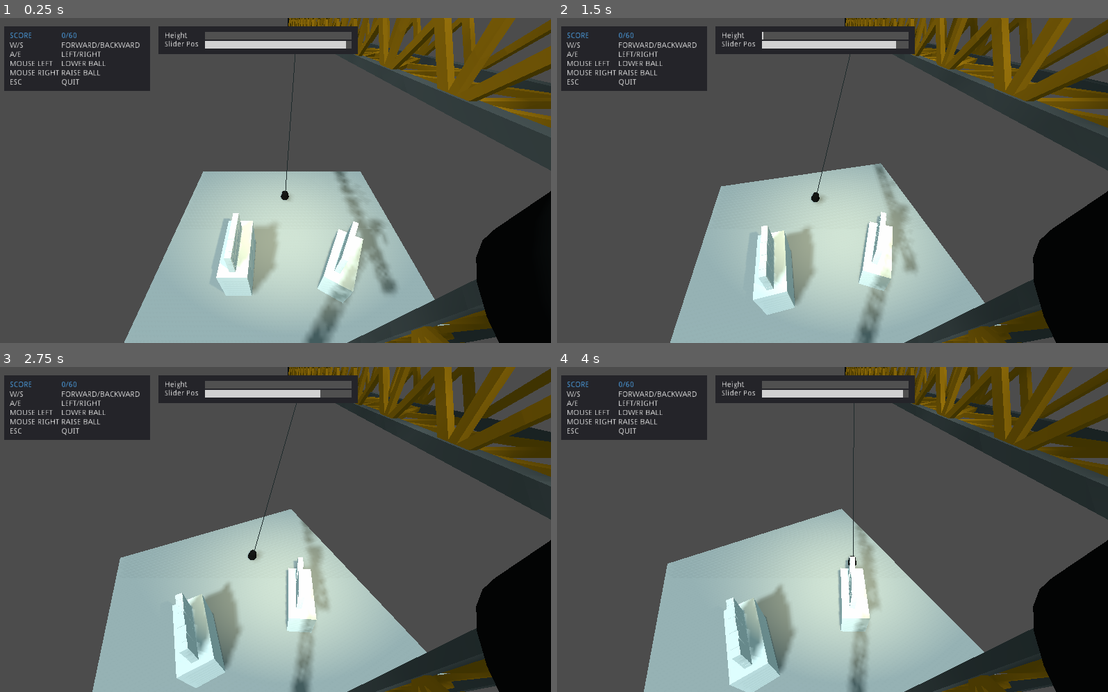
Above: before the commit, frames 1-4 (two rows, left to right).
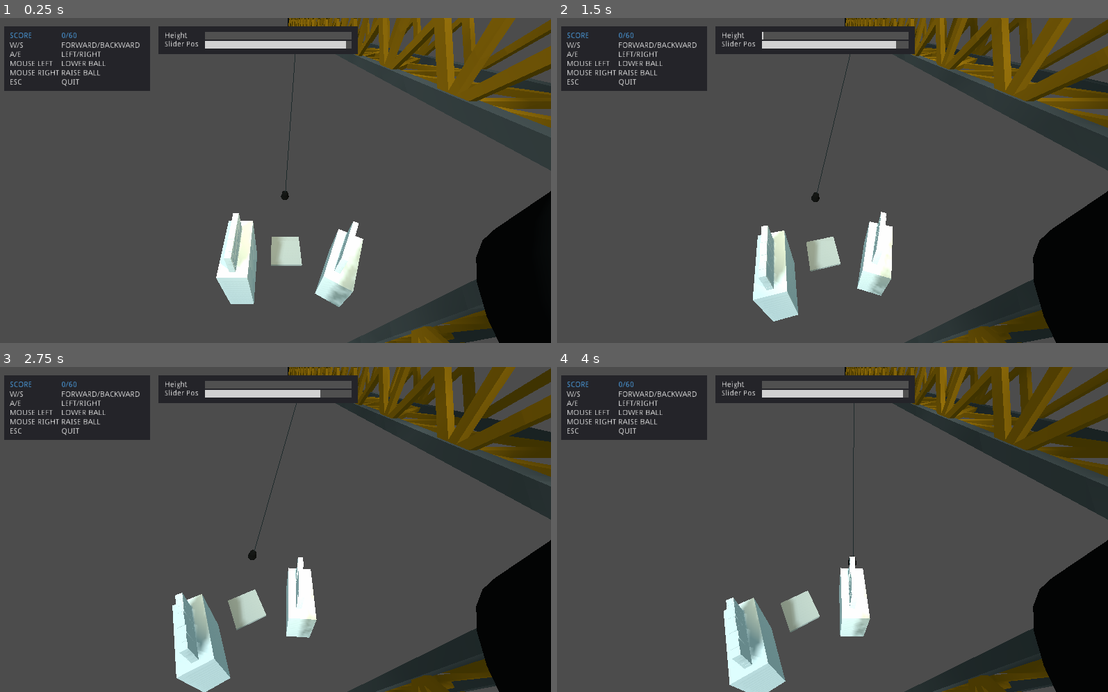
Above: after the commit, the same moments.

Repository: Aroweeri/Get-Rekt
Game: Godot game, scene res://level1.tscn
Same seed, same stepped clock (60 frames per second), same inputs: the game is played once before the commit and once after it.
Inputs (mouse positions are in pixels of both pictures, inside the frame that each line leads up to):
- Up to frame 1 (0.25 s): no input
- Up to frame 2 (1.5 s): tap Enter (restart) at 0.5 s; move the mouse to (953, 164) at 0.52 s; press the mouse at (953, 164) at 0.53 s; hold D (rotate_right) 0.53-1.28 s; move the mouse to (716, 196) at 1.27 s; release the mouse at (716, 196) at 1.28 s; hold S (backward) from 1.28 s (still down); right-click (716, 196) at 1.35 s
- Up to frame 3 (2.75 s): move the mouse to (330, 458) at 2.02 s; release S (backward) at 2.03 s; press the mouse at (330, 458) at 2.03 s; hold D (rotate_right) from 2.03 s (still down)
- Up to frame 4 (4 s): move the mouse to (804, 594) at 2.77 s; release D (rotate_right) at 2.78 s; release the mouse at (804, 594) at 2.78 s; hold W (forward) 2.78-3.53 s; right-click (804, 594) at 2.85 s; move the mouse to (997, 578) at 3.52 s; press the mouse at (997, 578) at 3.53 s; hold A (rotate_left) from 3.53 s (still down)

The runs differ from the first frame. In frame 1, 19% of the frame differs, in the area x 22-82%, y 47-100%; in frame 2, 20%; in frame 3, 20%; in frame 4, 20%, in the area x 15-80%, y 43-100%.

Commit message:
Delete blocks if they fall out of the world.

Diff:
--- a/get_rekt/level1.gd
+++ b/get_rekt/level1.gd
@@ -22,3 +22,7 @@
 			get_tree().reload_current_scene();
 
 	get_node("Panel/ScoreHBox/VBoxContainer/score").text = str(score) + "/60";
+
+
+func _on_in_bounds_area_body_exited(body):
+	body.queue_free();
--- a/get_rekt/level1.tscn
+++ b/get_rekt/level1.tscn
@@ -25,6 +25,9 @@
 points = PoolVector3Array( -1, 1, 1, 1, 1, -1, 1, 1, 1, -1, 1, -1, -1, -1, 1, 1, -1, -1, 1, -1, 1, -1, -1, -1, 1, 1, 1, -1, 1, -1, 1, 1, -1, -1, 1, 1, 1, -1, 1, -1, -1, -1, 1, -1, -1, -1, -1, 1, 1, 1, 1, -1, -1, 1, -1, 1, 1, 1, -1, 1, 1, 1, -1, -1, -1, -1, -1, 1, -1, 1, -1, -1 )
 
 [sub_resource type="CubeMesh" id=6]
+
+[sub_resource type="SphereShape" id=7]
+radius = 29.2127
 
 [node name="level1" type="Spatial"]
 script = ExtResource( 4 )
@@ -41,14 +44,14 @@
 
 [node name="floor" type="StaticBody" parent="."]
 
-[node name="MeshInstance" type="MeshInstance" parent="floor"]
-transform = Transform( 11.114, 0, 0, 0, 1, 0, 0, 0, 11.114, -0.180792, -0.963347, 0.0371075 )
+[node name="CollisionShape" type="CollisionShape" parent="floor"]
+transform = Transform( 1.41956, 0, 0, 0, 0.127728, 0, 0, 0, 1.41956, -0.180792, -0.963347, 0.0371075 )
+shape = SubResource( 3 )
+
+[node name="MeshInstance" type="MeshInstance" parent="floor/CollisionShape"]
+transform = Transform( 1, 0, 0, 0, 1, 0, 0, 0, 1, 0, 0, 0 )
 mesh = SubResource( 2 )
 material/0 = ExtResource( 1 )
-
-[node name="CollisionShape" type="CollisionShape" parent="floor"]
-transform = Transform( 11.114, 0, 0, 0, 1, 0, 0, 0, 11.114, -0.180792, -0.963347, 0.0371075 )
-shape = SubResource( 3 )
 
 [node name="crane" parent="." instance=ExtResource( 3 )]
 transform = Transform( 1, 0, 0, 0, 1, 0, 0, 0, 1, -0.066864, -0.0668602, 0.0206947 )
@@ -248,6 +251,9 @@
 margin_right = 50.5
 margin_bottom = 23.5421
 text = "Height"
+__meta__ = {
+"_edit_use_anchors_": false
+}
 
 [node name="slider" type="Label" parent="Panel3"]
 margin_left = 10.5
@@ -258,3 +264,9 @@
 __meta__ = {
 "_edit_use_anchors_": false
 }
+
+[node name="in_bounds_area" type="Area" parent="."]
+
+[node name="CollisionShape" type="CollisionShape" parent="in_bounds_area"]
+shape = SubResource( 7 )
+[connection signal="body_exited" from="in_bounds_area" to="." method="_on_in_bounds_area_body_exited"]
Not shown: 2 places in get_rekt/level1.tscn that only renumber resources
